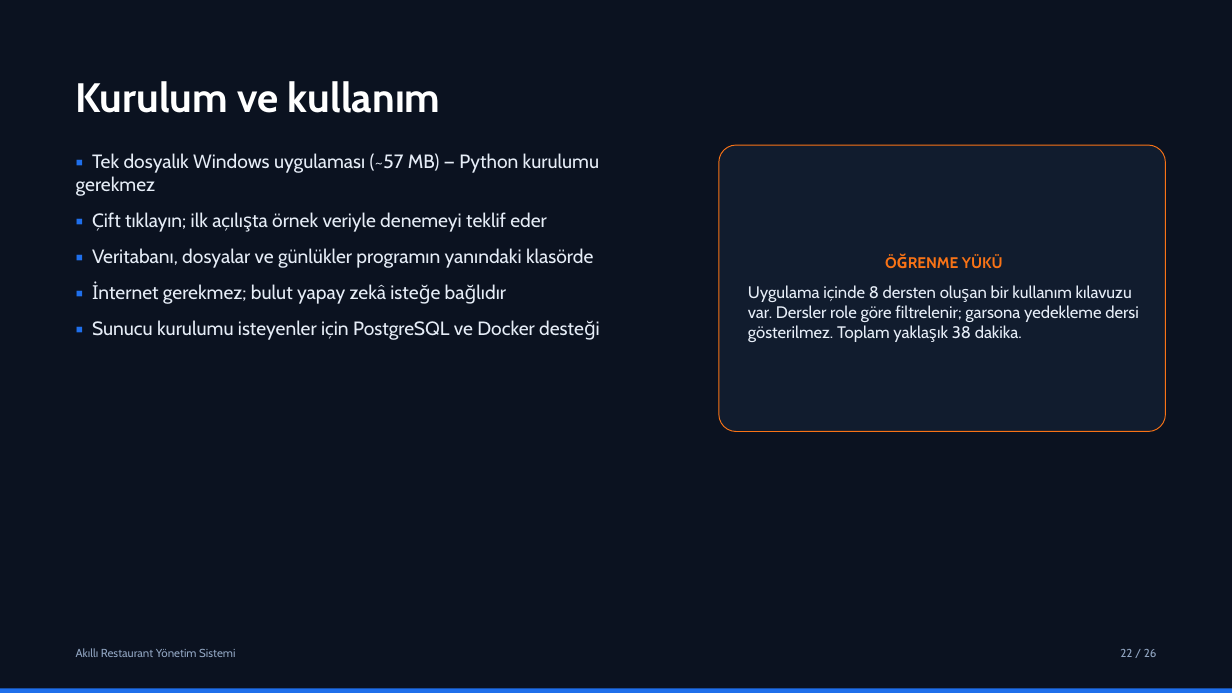
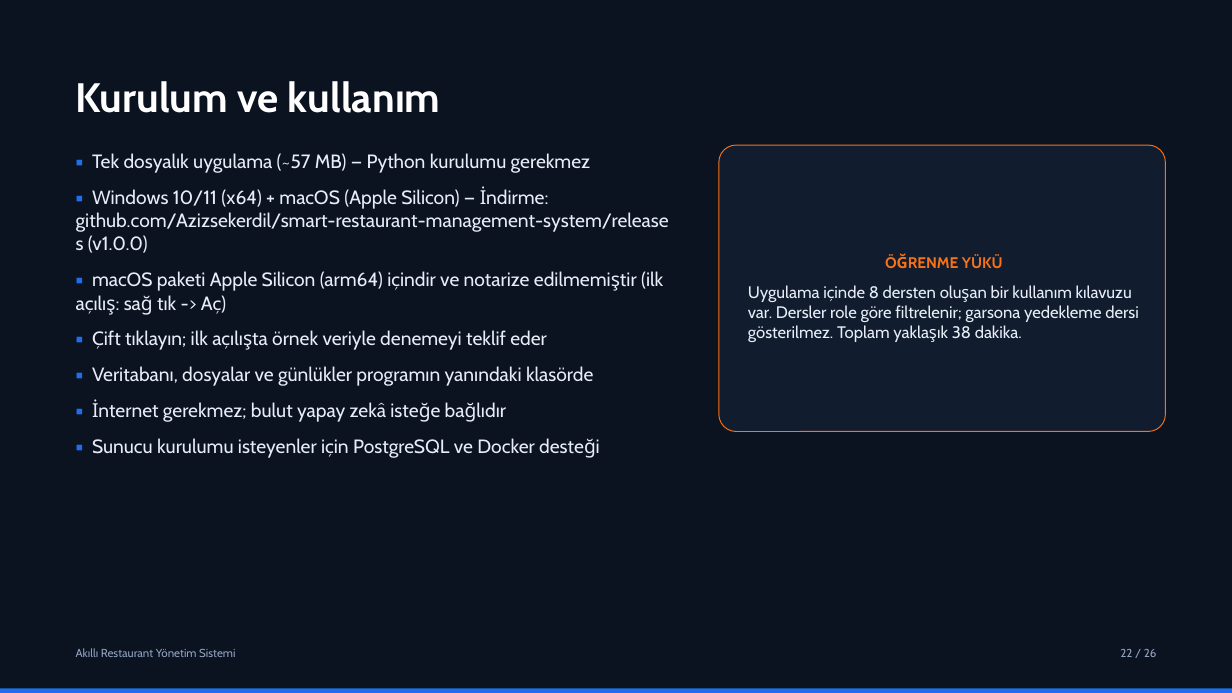
Before and after one commit to Azizsekerdil/smart-restaurant-management-system, a slide deck: slide 22 of docs/presentation/Akilli_Restaurant_Tanitim_PUBLIC.pptx. Drawn at 1232x693 pixels with LibreOffice and Linux fonts; fonts in the diff are those of the drawing. Boxes give left, top, right and bottom in pixels: in the first picture for what was removed or moved away, otherwise in the second. Text is boxed around its words. In the diff, an @@ line names an element or a change of style, - is before the commit and + after.

```diff
--- a/docs/presentation/Akilli_Restaurant_Tanitim_PUBLIC.pptx
+++ b/docs/presentation/Akilli_Restaurant_Tanitim_PUBLIC.pptx
@@ text at [76, 153, 669, 314]: text changed @@
-▪ Tek dosyalık Windows uygulaması (~57 MB) — Python kurulumu gerekmez
+▪ Tek dosyalık uygulama (~57 MB) — Python kurulumu gerekmez
+▪ Windows 10/11 (x64) + macOS (Apple Silicon) — İndirme: github.com/Azizsekerdil/smart-restaurant-management-system/releases (v1.0.0)
+▪ macOS paketi Apple Silicon (arm64) içindir ve notarize edilmemiştir (ilk açılış: sağ tık -> Aç)
```
Also in this commit, not shown: 3 other slides changed, 10 other files.
